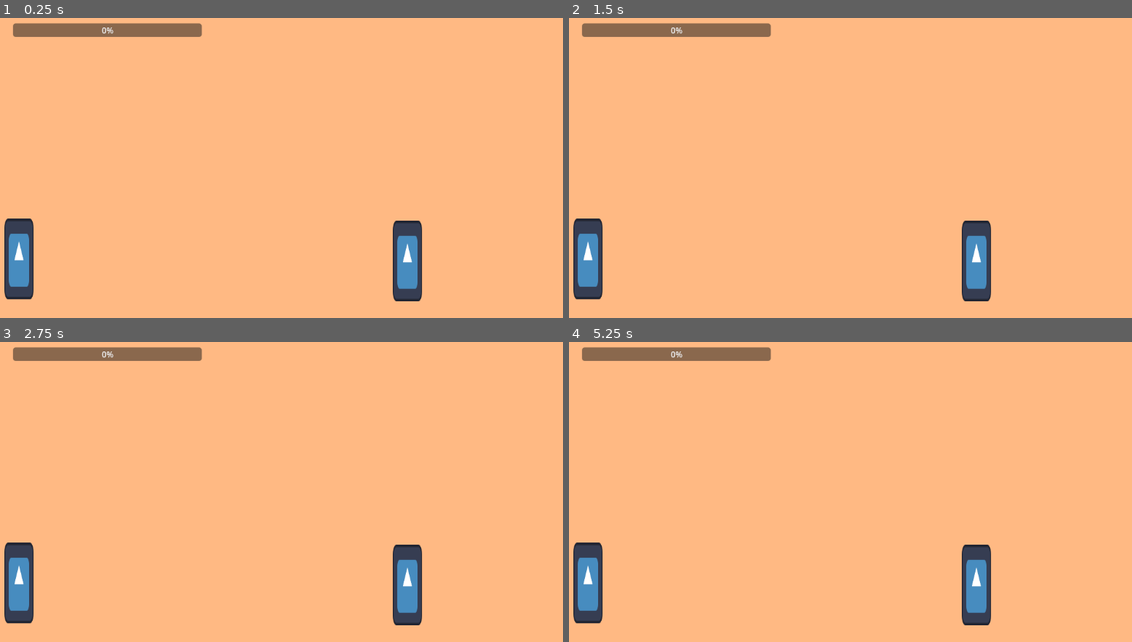
Above: before the commit, frames 1-4 (two rows, left to right).
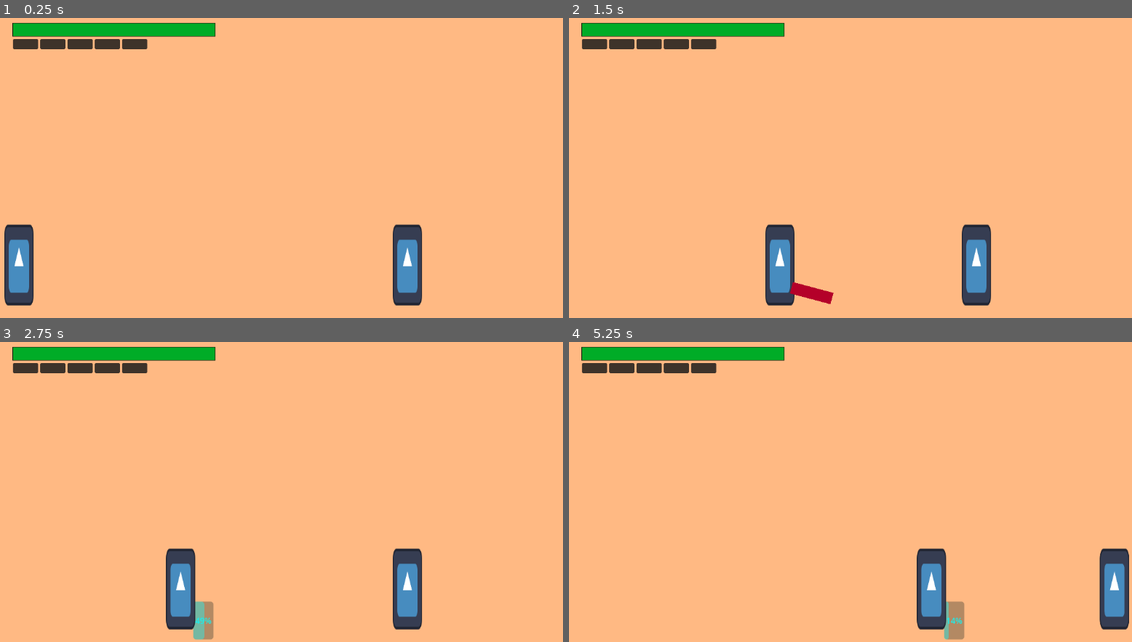
Above: after the commit, the same moments.

Repository: JOACCE/JOACCE-Beta
Game: Godot game, scene res://scenes/o-test/level/arena.tscn
Same seed, same stepped clock (60 frames per second), same inputs: the game is played once before the commit and once after it. The engine's default icon, where the game draws it, is replaced by a stand-in: a white triangle on a blue panel in a dark square.
Inputs:
- Up to frame 1 (0.25 s): no input
- Up to frame 2 (1.5 s): tap Enter at 0.5 s; hold Ctrl (p1_charge) 0.53-1.28 s; hold D (p1_move_right) from 0.53 s (still down); tap Space (jump) at 0.77 s; tap K (kick) at 1.35 s
- Up to frame 3 (2.75 s): tap Space (jump) at 1.52 s; tap Ctrl (p1_charge) at 1.55 s; release D (p1_move_right) at 2.03 s; hold A (p1_move_left) from 2.03 s (still down); hold Ctrl (p1_charge) from 2.03 s (still down)
- Up to frame 4 (5.25 s): release A (p1_move_left) at 2.78 s; release Ctrl (p1_charge) at 2.78 s; hold D (p1_move_right) 2.78-4.28 s; tap Left (p2_move_left) at 2.85 s; tap Space (jump) at 3.02, 3.77, 4.52 s; tap Ctrl (p1_charge) at 3.05, 3.8, 4.55 s; hold Right (p2_move_right) 3.53-4.28 s; hold A (p1_move_left) 4.28-5.03 s; tap P (punch) at 4.35 s; hold D (p1_move_right) from 5.03 s (still down); hold Ctrl (p1_charge) from 5.03 s (still down)

The runs differ from the first frame. In frame 1, 3.4% of the frame differs, in the area x 0-76%, y 1-96%; in frame 2, 5.9%; in frame 3, 6.1%; in frame 4, 8.5%, in the area x 0-100%, y 1-100%.
Error before the commit: Parse Error: Identifier "progress_bar" not declared in the current scope. (res://scenes/o-test/player/fighter.gd:23)

Commit message:
Create Meterbar and Add UI to Player

Diff:
--- a/joacce/scenes/o-test/player/fighter.gd
+++ b/joacce/scenes/o-test/player/fighter.gd
@@ -9,7 +9,9 @@
 @onready var punch: Node2D = $Punch
 @onready var kick: Node2D = $Kick
 @onready var charge_bar = $ProgressBar
-var charge_speed = 20.0
+@onready var health_bar = $Healthbar/Healthbar
+@onready var meter_bar = $Healthbar/Meterbar
+var charge_speed = 70.0
 var current_charge = 0.0
 var max_charge = 100
 
@@ -20,12 +22,11 @@
 var health = 100
 
 func _ready() -> void:
-	progress_bar.max_value = health
-	progress_bar.value = health
-
 	if "2" in name:
 		SPEED = SPEED
 		JUMP_VELOCITY = JUMP_VELOCITY
+	# Initialize healthbar UI
+	health_bar.init_health(health)
 
 func _physics_process(delta: float) -> void:
 	# Add the gravity.
@@ -60,6 +61,10 @@
 				$ProgressBar.visible = true
 				current_charge += charge_speed * delta
 				charge_bar.value = current_charge
+				if current_charge > 100:
+					print("Fully Charged")
+					# WILL CHANGE CURRENTLY HARD CODED
+					meter_bar.update_charges(5)
 		if Input.is_action_just_released("p1_charge"):
 			$ProgressBar.visible = false
 			print("Charged")
@@ -86,7 +91,8 @@
 
 func apply_damage(damage) -> void:
 	health -= damage
-	progress_bar.value  = health
+	# Update healthbar UI state
+	health_bar.health = health
 	print(name," took ", damage, " damage")
 
 func _on_hitarea_body_entered(body: Node2D) -> void:
--- a/joacce/scenes/o-test/player/fighter.tscn
+++ b/joacce/scenes/o-test/player/fighter.tscn
@@ -3,6 +3,8 @@
 [ext_resource type="Texture2D" uid="uid://cfs47eepg36ms" path="res://icon.svg" id="1_16k5x"]
 [ext_resource type="Script" uid="uid://twf31shv83c2" path="res://scenes/o-test/player/fighter.gd" id="1_18uai"]
 [ext_resource type="Script" uid="uid://cv3u61nreii4v" path="res://scenes/o-test/player/attack.gd" id="3_t6ydl"]
+[ext_resource type="PackedScene" uid="uid://f8f8aiv3cw3a" path="res://scenes/o-test/player/healthbar.tscn" id="4_o146k"]
+[ext_resource type="PackedScene" uid="uid://dvh60o0ld4ael" path="res://scenes/o-test/player/meterbar.tscn" id="5_7utpr"]
 
 [sub_resource type="CapsuleShape2D" id="CapsuleShape2D_16k5x"]
 radius = 22.0
@@ -67,11 +69,17 @@
 [node name="AltMarker" type="Marker2D" parent="Healthbar" unique_id=2107103072]
 position = Vector2(722, 64)
 
-[node name="ProgressBar" type="ProgressBar" parent="Healthbar" unique_id=356258286]
+[node name="Healthbar" parent="Healthbar" unique_id=1444926826 instance=ExtResource("4_o146k")]
 offset_left = 63.0
 offset_top = 64.0
-offset_right = 437.0
-offset_bottom = 91.0
+offset_right = 463.0
+offset_bottom = 89.0
+
+[node name="Meterbar" parent="Healthbar" unique_id=24493788 instance=ExtResource("5_7utpr")]
+offset_left = 63.0
+offset_top = 95.0
+offset_right = 329.0
+offset_bottom = 115.0
 
 [connection signal="body_entered" from="Punch/Hitarea" to="." method="_on_hitarea_body_entered"]
 [connection signal="body_entered" from="Kick/Hitarea" to="." method="_on_hitarea_body_entered"]
--- a/joacce/scenes/o-test/player/fighter_ui.tscn
+++ b/joacce/scenes/o-test/player/fighter_ui.tscn
@@ -1,23 +1,16 @@
 [gd_scene format=3 uid="uid://dy4er8hqbd43y"]
 
 [ext_resource type="PackedScene" uid="uid://f8f8aiv3cw3a" path="res://scenes/o-test/player/healthbar.tscn" id="1_0geus"]
+[ext_resource type="PackedScene" uid="uid://dvh60o0ld4ael" path="res://scenes/o-test/player/meterbar.tscn" id="1_hdutu"]
 
 [node name="FighterUi" type="Control" unique_id=1682713853]
 layout_mode = 3
-anchors_preset = 15
-anchor_right = 1.0
-anchor_bottom = 1.0
-grow_horizontal = 2
-grow_vertical = 2
+anchors_preset = 0
 
-[node name="HealthbarP1" parent="." unique_id=1444926826 instance=ExtResource("1_0geus")]
+[node name="Healthbar" parent="." unique_id=1444926826 instance=ExtResource("1_0geus")]
 layout_mode = 1
 
-[node name="HealthbarP2" parent="." unique_id=1723078855 instance=ExtResource("1_0geus")]
+[node name="Meterbar" parent="." unique_id=1714744655 instance=ExtResource("1_hdutu")]
 layout_mode = 1
-anchors_preset = 1
-anchor_left = 1.0
-anchor_right = 1.0
-offset_left = -400.0
-offset_right = 0.0
-grow_horizontal = 0
+offset_top = 31.0
+offset_bottom = 56.0
--- a/joacce/scenes/o-test/player/healthbar.tscn
+++ b/joacce/scenes/o-test/player/healthbar.tscn
@@ -20,7 +20,8 @@
 
 [node name="Healthbar" type="ProgressBar" unique_id=1444926826]
 z_index = 100
-offset_right = 400.0
+offset_left = 1.0
+offset_right = 401.0
 offset_bottom = 25.0
 theme_override_styles/background = SubResource("StyleBoxEmpty_jlh1w")
 theme_override_styles/fill = SubResource("StyleBoxFlat_mux8s")
@@ -45,6 +46,7 @@
 wait_time = 0.3
 
 [node name="Button" type="Button" parent="." unique_id=859078946]
+visible = false
 layout_mode = 0
 offset_left = 99.0
 offset_top = 104.0
--- /dev/null
+++ b/joacce/scenes/o-test/player/meterbar.gd
@@ -0,0 +1,22 @@
+extends HBoxContainer
+
+@export var max_charges : int = 5
+var current_charges : int = 0
+
+func update_charges(value: int) -> void:
+	current_charges = value
+
+	# Reference each charge
+	for i in get_child_count():
+		var charge : Panel = get_child(i)
+		if !charge:
+			return
+		# Fill in charge color for each charge slot until current charges reached
+		var style : StyleBoxFlat = charge.get_theme_stylebox("panel")
+		# Ensure not every panel references the same stylebox
+		style = style.duplicate()
+		charge.add_theme_stylebox_override("panel", style)
+		if i < current_charges:
+			style.bg_color = Color(0.002, 1, 1, 1)
+		else:
+			style.bg_color = Color(0, 0, 0, 0.3372)
--- /dev/null
+++ b/joacce/scenes/o-test/player/meterbar.tscn
@@ -0,0 +1,29 @@
+[gd_scene format=3 uid="uid://dvh60o0ld4ael"]
+
+[ext_resource type="Script" uid="uid://hcxj2k5w8m0k" path="res://scenes/o-test/player/meterbar.gd" id="1_h1t7c"]
+
+[node name="Meterbar" type="HBoxContainer" unique_id=24493788]
+offset_right = 266.0
+offset_bottom = 20.0
+theme_override_constants/separation = 4
+script = ExtResource("1_h1t7c")
+
+[node name="Charge1" type="Panel" parent="." unique_id=285455375]
+custom_minimum_size = Vector2(50, 0)
+layout_mode = 2
+
+[node name="Charge2" type="Panel" parent="." unique_id=793449399]
+custom_minimum_size = Vector2(50, 0)
+layout_mode = 2
+
+[node name="Charge3" type="Panel" parent="." unique_id=212875866]
+custom_minimum_size = Vector2(50, 0)
+layout_mode = 2
+
+[node name="Charge4" type="Panel" parent="." unique_id=560011264]
+custom_minimum_size = Vector2(50, 0)
+layout_mode = 2
+
+[node name="Charge5" type="Panel" parent="." unique_id=1136643375]
+custom_minimum_size = Vector2(50, 0)
+layout_mode = 2
Not shown, added: joacce/scenes/o-test/player/meterbar.gd.uid
